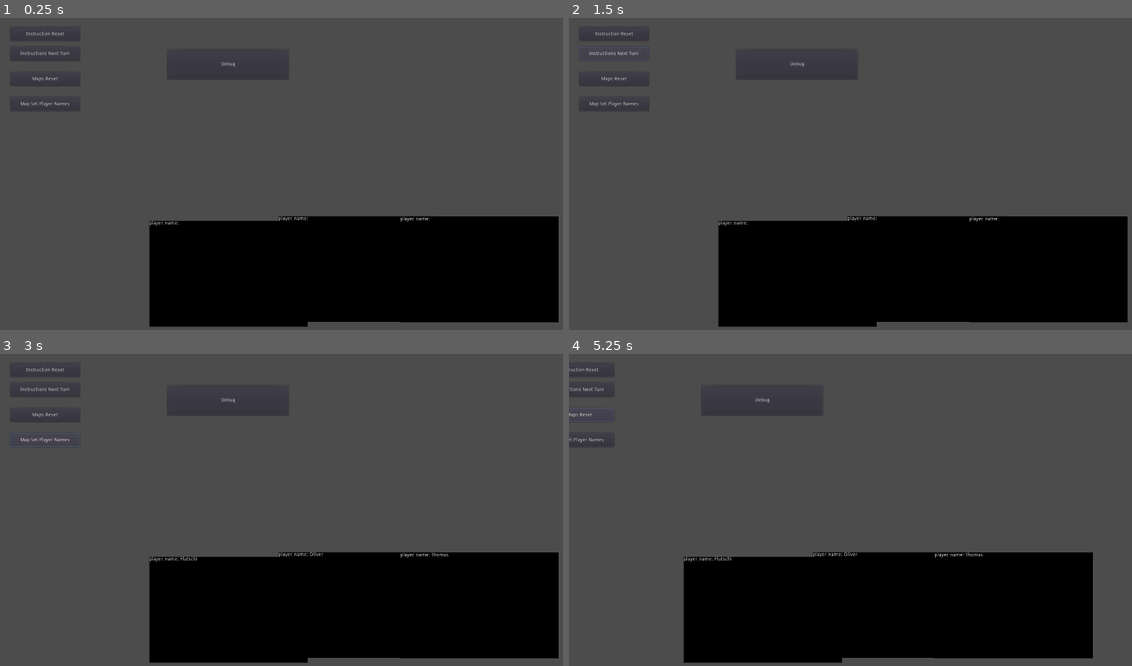
Above: before the commit, frames 1-4 (two rows, left to right).
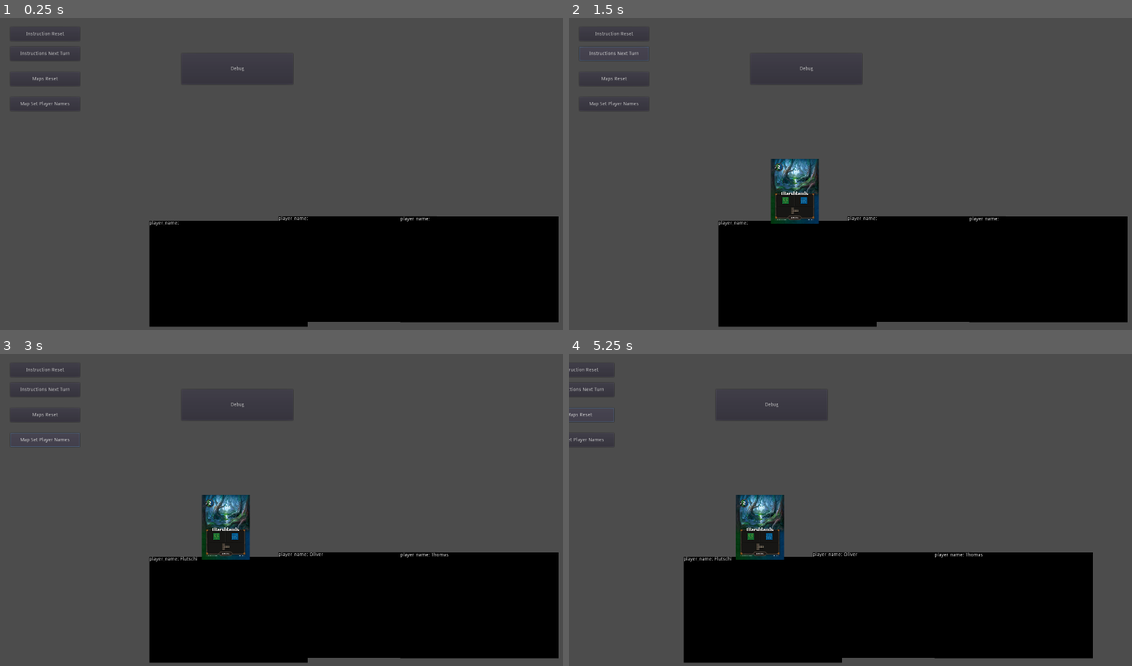
Above: after the commit, the same moments.

Repository: gilde-der-nacht/game-jam-2022
Game: Godot game, scene res://Board.tscn
Two runs of this game, one before a commit and one after it. Both use one fixed random seed, a clock stepped at 60 frames per second and the inputs below.
Inputs:
- Up to frame 1 (0.25 s): no input
- Up to frame 2 (1.5 s): click "Debug" at 0.5 s; click "Instructions Next Turn" at 1.25 s
- Up to frame 3 (3 s): click "Instructions Next Turn" at 2 s; click "Map Set Player Names" at 2.75 s
- Up to frame 4 (5.25 s): click "Instruction Reset" at 3.5 s; click "Maps Reset" at 4.25 s; hold Right (ui_right) from 5.03 s (still down)

The runs differ from the first frame. In frame 1, less than 0.1% of the frame differs, in the area x 39-44%, y 13-18%; in frame 2, 1.7%; in frame 3, 1.7%; in frame 4, 1.8%, in the area x 29-39%, y 13-66%.

Commit message:
Instruction updated

Diff:
--- a/Cartographer/Instructions/Cards.tscn
+++ b/Cartographer/Instructions/Cards.tscn
@@ -1,3 +1,8 @@
-[gd_scene format=2]
+[gd_scene load_steps=2 format=2]
+
+[ext_resource path="res://Instructions/Scripts/Cards.gd" type="Script" id=1]
 
 [node name="Cards" type="Node2D"]
+script = ExtResource( 1 )
+
+[node name="Card" type="Sprite" parent="."]
--- a/Cartographer/Instructions/Deck.tscn
+++ b/Cartographer/Instructions/Deck.tscn
@@ -1,14 +1,3 @@
-[gd_scene load_steps=2 format=2]
-
-[ext_resource path="res://Graphics/Back of the Card.jpg" type="Texture" id=1]
+[gd_scene format=2]
 
 [node name="Deck" type="Node2D"]
-
-[node name="TextureButton" type="TextureButton" parent="."]
-margin_right = 452.0
-margin_bottom = 640.0
-texture_normal = ExtResource( 1 )
-stretch_mode = 2
-__meta__ = {
-"_edit_use_anchors_": false
-}
--- /dev/null
+++ b/Cartographer/Instructions/Instruction.gd
@@ -0,0 +1,16 @@
+extends Node2D
+
+
+# Declare member variables here. Examples:
+# var a = 2
+# var b = "text"
+
+
+# Called when the node enters the scene tree for the first time.
+func _ready():
+	pass # Replace with function body.
+
+
+# Called every frame. 'delta' is the elapsed time since the previous frame.
+#func _process(delta):
+#	pass
--- a/Cartographer/Instructions/Instruction.tscn
+++ b/Cartographer/Instructions/Instruction.tscn
@@ -1,13 +1,25 @@
-[gd_scene format=2]
+[gd_scene load_steps=3 format=2]
+
+[ext_resource path="res://Instructions/Scripts/Instruction.gd" type="Script" id=2]
+[ext_resource path="res://Instructions/Scripts/Deck.gd" type="Script" id=4]
 
 [node name="Instruction" type="Node2D"]
+scale = Vector2( 0.92, 1.02456 )
+script = ExtResource( 2 )
 
 [node name="Button" type="Button" parent="."]
-margin_left = 29.0
-margin_top = 43.0
-margin_right = 378.0
-margin_bottom = 130.0
+margin_left = 76.087
+margin_top = 53.6813
+margin_right = 425.087
+margin_bottom = 140.681
 text = "Debug"
 __meta__ = {
 "_edit_use_anchors_": false
 }
+
+[node name="Deck" type="Node2D" parent="."]
+script = ExtResource( 4 )
+
+[node name="Card" type="Node" parent="Deck"]
+
+[connection signal="pressed" from="Button" to="." method="_on_Button_pressed"]
--- /dev/null
+++ b/Cartographer/Instructions/Scripts/Cards.gd
@@ -0,0 +1,16 @@
+extends Node2D
+
+
+onready var CardDataBase = preload("res://Instructions/Scripts/Cards_Database.gd")
+var Cardname = ""
+onready var CardInfo = CardDataBase.DATA[CardDataBase.get(Cardname)]
+onready var CardImg = str("res://Graphics/", CardInfo[0], "/", Cardname, ".jpg")
+
+func _ready():
+	$Card.texture = load(CardImg)
+
+func set_tile_pos(new_position: Vector2) -> void:
+	position = new_position
+
+func set_scale(new_scale):
+	$Card.scale = new_scale
--- /dev/null
+++ b/Cartographer/Instructions/Scripts/Cards_Database.gd
@@ -0,0 +1,59 @@
+enum {SentinelWood, Greenbough, Treetower, StonesideForest, CanalLake, MagesValley, theGoldenGranary, ShoresideExpanse, Wildholds, GreatCity, GreengoldPlains, Shieldgate, Borderlands, LostBarony,
+	theBrokenRoad, TheCauldrons, GreatRiver, Farmland, Hamlet, ForgottenForest, HinterlandStream, Homestead, Orchard, TreetopVillage, Marshlands, FishingVillage, RiftLands}
+
+const DATA = {
+	SentinelWood :
+		["Edict", "SentinelWood"],
+	Greenbough :
+		["Edict", "Greenbough"],
+	Treetower :
+		['Edict', "Treetower"],
+	StonesideForest :
+		['Edict', "StonesideForest"],
+	CanalLake :
+		['Edict', "CanalLake"],
+	MagesValley :
+		['Edict', "MagesValley"],
+	theGoldenGranary :
+		['Edict', "theGoldenGranary"],
+	ShoresideExpanse :
+		['Edict', "ShoresideExpanse"],
+	Wildholds :
+		['Edict', "Wildholds"],
+	GreatCity :
+		['Edict', "GreatCity"],
+	GreengoldPlains :
+		['Edict', "GreengoldPlains"],
+	Shieldgate :
+		['Edict', "Shieldgate"],
+	Borderlands :
+		['Edict', "Borderlands"],
+	LostBarony :
+		['Edict', "LostBarony"],
+	theBrokenRoad :
+		['Edict', "theBrokenRoad"],
+	TheCauldrons :
+		['Edict', "TheCauldrons"],
+	GreatRiver :
+		['Explore', "GreatRiver"],
+	Farmland :
+		['Explore', "Farmland"],
+	Hamlet :
+		['Explore', "Hamlet"],
+	ForgottenForest :
+		['Explore', "ForgottenForest"],
+	HinterlandStream :
+		['Explore', "HinterlandStream"],
+	Homestead :
+		['Explore', "Homestead"],
+	Orchard :
+		['Explore', "Orchard"],
+	TreetopVillage :
+		['Explore', "TreetopVillage"],
+	Marshlands :
+		['Explore', "Marshlands"],
+	FishingVillage :
+		['Explore', "FishingVillage"],
+	RiftLands :
+		['Explore', "RiftLands"],
+}
--- /dev/null
+++ b/Cartographer/Instructions/Scripts/Deck.gd
@@ -0,0 +1,79 @@
+extends Node2D
+
+
+const CardBase = preload("res://Instructions/Cards.tscn")
+
+const Edict_CardList = ["SentinelWood", "Greenbough", "Treetower", "StonesideForest", "CanalLake", "MagesValley",
+	"theGoldenGranary", "ShoresideExpanse", "Wildholds", "GreatCity", "GreengoldPlains", "Shieldgate", "Borderlands", "LostBarony",
+	"theBrokenRoad", "TheCauldrons"]
+const Explorer_CardList = ["GreatRiver", "Farmland", "Hamlet", "ForgottenForest", "HinterlandStream", "Homestead", "Orchard", "TreetopVillage", "Marshlands", "FishingVillage", "RiftLands"]
+const Ruins_CardList = ['TempleRuins', 'OutpostRuins']
+const Monster_CardList = ['GoblinAttack', 'BugbearAssault', 'KoboldOnslaugt', 'GnollRaid']
+
+var Decksize = 11
+
+var Edict_Size = 55
+var Edict_x = 160
+var Edict_y = 900
+var Edict_x_size = 150
+
+var Explore_x = 650
+var Explore_y = 500
+
+#Edicts Arrays und Randomizer
+var Edicts_Array = []
+var rng = RandomNumberGenerator.new()
+
+
+func _ready():
+	pass
+#	rng.randomize()
+#	var HatSchon = false
+#	while Edicts_Array.size() != 4:
+#		HatSchon = false
+#		var edict = rng.randi_range(1,15)
+#		for item in Edicts_Array:
+#			if item == edict:
+#				HatSchon = true
+#		if HatSchon == false:
+#			Edicts_Array.append(edict)
+#
+#	generate_explorerdeck()
+#	generate_edicts()
+
+func reset_cards():
+	randomize()
+	#create Deck new
+	draw_card()
+
+func next_turn():
+	draw_card()
+
+
+func generate_explorerdeck():
+	Explorer_CardList.shuffle()
+	pass
+	#Karte noch nicht zeigen, zuerst random in ein Deck schieben..
+
+func draw_card():
+	randomize()
+	var new_explore = CardBase.instance()
+	var Explorer_CardName = Explorer_CardList[randi() % Decksize]
+	new_explore.Cardname = Explorer_CardName
+	new_explore.set_tile_pos(Vector2(Explore_x, Explore_y))
+	new_explore.set_scale(Vector2(0.3, 0.3))
+	$Card.add_child(new_explore)
+	Explorer_CardList.erase(Explorer_CardName)
+	Decksize -= 1
+	return Decksize
+
+
+func generate_edicts():
+	for x in range(16):
+		for item in Edicts_Array:
+			if item == x:
+				var new_edict = CardBase.instance()
+				new_edict.Cardname = Edict_CardList[x]
+				new_edict.set_tile_pos(Vector2(Edict_x, Edict_y))
+				$Cards.add_child(new_edict)
+				Edict_x += Edict_x_size
--- /dev/null
+++ b/Cartographer/Instructions/Scripts/DeckDraw.gd
@@ -0,0 +1,71 @@
+extends Node2D
+
+
+const CardBase = preload("res://Instructions/Cards.tscn")
+
+const Edict_CardList = ["SentinelWood", "Greenbough", "Treetower", "StonesideForest", "CanalLake", "MagesValley",
+	"theGoldenGranary", "ShoresideExpanse", "Wildholds", "GreatCity", "GreengoldPlains", "Shieldgate", "Borderlands", "LostBarony",
+	"theBrokenRoad", "TheCauldrons"]
+const Explorer_CardList = ["GreatRiver", "Farmland", "Hamlet", "ForgottenForest", "HinterlandStream", "Homestead", "Orchard", "TreetopVillage", "Marshlands", "FishingVillage", "RiftLands"]
+const Ruins_CardList = ['TempleRuins', 'OutpostRuins']
+const Monster_CardList = ['GoblinAttack', 'BugbearAssault', 'KoboldOnslaugt', 'GnollRaid']
+
+var Decksize = 11
+
+var Edict_Size = 55
+var Edict_x = 160
+var Edict_y = 900
+var Edict_x_size = 150
+
+var Explore_x = 650
+var Explore_y = 500
+
+#Edicts Arrays und Randomizer
+var Edicts_Array = []
+var rng = RandomNumberGenerator.new()
+
+
+func _ready():
+	pass
+#	rng.randomize()
+#	var HatSchon = false
+#	while Edicts_Array.size() != 4:
+#		HatSchon = false
+#		var edict = rng.randi_range(1,15)
+#		for item in Edicts_Array:
+#			if item == edict:
+#				HatSchon = true
+#		if HatSchon == false:
+#			Edicts_Array.append(edict)
+#
+#	generate_explorerdeck()
+#	generate_edicts()
+
+
+func generate_explorerdeck():
+	Explorer_CardList.shuffle()
+	pass
+	#Karte noch nicht zeigen, zuerst random in ein Deck schieben..
+
+func draw_card():
+	randomize()
+	var new_explore = CardBase.instance()
+	var Explorer_CardName = Explorer_CardList[randi() % Decksize]
+	new_explore.Cardname = Explorer_CardName
+	new_explore.set_tile_pos(Vector2(Explore_x, Explore_y))
+	new_explore.set_scale(Vector2(0.3, 0.3))
+	$Cards.add_child(new_explore)
+	Explorer_CardList.erase(Explorer_CardName)
+	Decksize -= 1
+	return Decksize
+
+
+func generate_edicts():
+	for x in range(16):
+		for item in Edicts_Array:
+			if item == x:
+				var new_edict = CardBase.instance()
+				new_edict.Cardname = Edict_CardList[x]
+				new_edict.set_tile_pos(Vector2(Edict_x, Edict_y))
+				$Cards.add_child(new_edict)
+				Edict_x += Edict_x_size
--- /dev/null
+++ b/Cartographer/Instructions/Scripts/Instruction.gd
@@ -0,0 +1,18 @@
+extends Node2D
+
+
+# Called when the node enters the scene tree for the first time.
+func _ready():
+	pass # Replace with function body.
+
+
+func flu_debug():
+	pass
+
+func next_turn():
+	$Deck.next_turn()
+
+func _on_Button_pressed():
+	$Deck.draw_card()
+	print("Pressed")
+	pass # Replace with function body.
